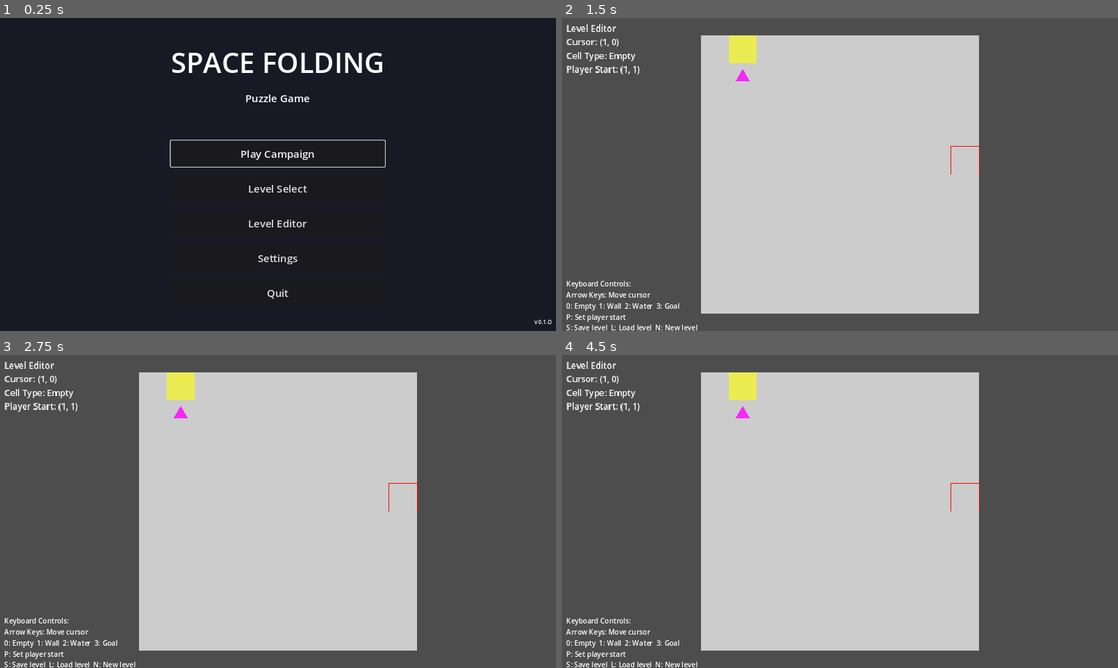
Above: before the commit, frames 1-4 (two rows, left to right).
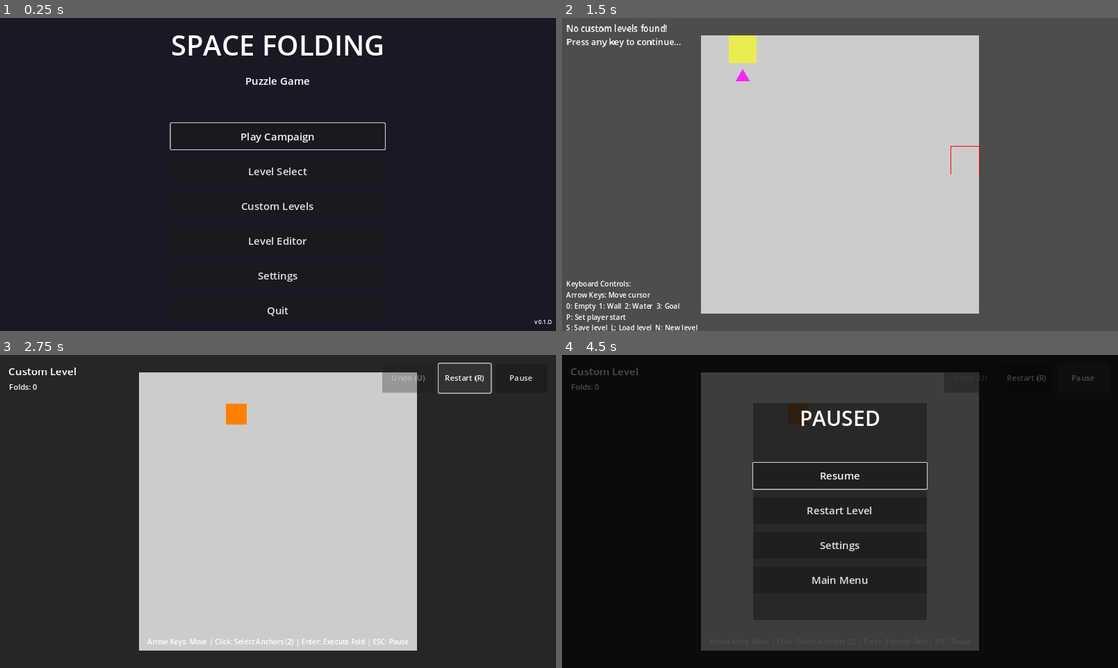
Above: after the commit, the same moments.

Repository: absent-mynd/puzzle
Game: Godot game, scene res://scenes/ui/MainMenu.tscn
Same seed, same stepped clock (60 frames per second), same inputs: the game is played once before the commit and once after it.
Inputs (mouse positions are in pixels of both pictures, inside the frame that each line leads up to):
- Up to frame 1 (0.25 s): no input
- Up to frame 2 (1.5 s): click "Level Editor" at 0.5 s; tap Enter (ui_accept) at 1.25 s; move the mouse to (962, 158) at 1.27 s; hold Right (ui_right) from 1.28 s (still down); tap B at 1.35 s; click (962, 158) at 1.42 s
- Up to frame 3 (2.75 s): tap Enter (ui_accept) at 1.52 s; tap T at 1.55 s; release Right (ui_right) at 2 s; click (467, 376) at 2 s, where only the run after the commit has a clickable "Restart (R)"
- Up to frame 4 (4.5 s): click (1029, 376) at 2.75 s, where only the run after the commit has a clickable "Restart (R)"; click (1029, 376) at 3.5 s, where only the run after the commit has a clickable "Restart (R)"; click (1084, 376) at 4.25 s, where only the run after the commit has a clickable "Pause"

The runs differ from the first frame. In frame 1, 3.7% of the frame differs, in the area x 30-70%, y 5-96%; in frame 2, 0.7%; in frame 3, 57%; in frame 4, 100%, in the area x 0-100%, y 0-100%.

Commit message:
Add custom level browsing and play functionality
Enhances the level editor with the ability to browse, select, and play
previously created custom levels. Also adds a dedicated Custom Levels
screen accessible from the main menu.

Features added to Level Editor:
- B key: Browse saved custom levels with keyboard navigation
- T key: Test/play current level in-game
- Browse mode with UP/DOWN navigation and ENTER to load
- Visual feedback showing list of available levels
- Ability to test levels from browse mode

New Custom Level Select screen:
- Dedicated UI for browsing and playing custom levels
- Grid layout showing all saved custom levels
- Accessible from main menu "Custom Levels" button
- Shows level names, IDs, and descriptions
- One-click to play any custom level

Files added:
- scripts/ui/CustomLevelSelect.gd: Custom level browser UI
- scenes/ui/CustomLevelSelect.tscn: Custom level select scene

Files modified:
- scripts/core/LevelEditor.gd: Add browse and test functionality
- scripts/ui/MainMenu.gd: Add custom levels button handler
- scenes/ui/MainMenu.tscn: Add Custom Levels button to menu

This completes the custom level creation and playback workflow,
allowing users to create, save, browse, and play their own levels.

Diff:
--- /dev/null
+++ b/scenes/ui/CustomLevelSelect.tscn
@@ -0,0 +1,66 @@
+[gd_scene load_steps=2 format=3 uid="uid://d9n3l4p6r8t2"]
+
+[ext_resource type="Script" path="res://scripts/ui/CustomLevelSelect.gd" id="1_custom_level_select"]
+
+[node name="CustomLevelSelect" type="Control"]
+layout_mode = 3
+anchors_preset = 15
+anchor_right = 1.0
+anchor_bottom = 1.0
+grow_horizontal = 2
+grow_vertical = 2
+script = ExtResource("1_custom_level_select")
+
+[node name="Background" type="ColorRect" parent="."]
+layout_mode = 1
+anchors_preset = 15
+anchor_right = 1.0
+anchor_bottom = 1.0
+grow_horizontal = 2
+grow_vertical = 2
+color = Color(0.1, 0.1, 0.15, 1)
+
+[node name="MarginContainer" type="MarginContainer" parent="."]
+layout_mode = 1
+anchors_preset = 15
+anchor_right = 1.0
+anchor_bottom = 1.0
+grow_horizontal = 2
+grow_vertical = 2
+theme_override_constants/margin_left = 40
+theme_override_constants/margin_top = 40
+theme_override_constants/margin_right = 40
+theme_override_constants/margin_bottom = 40
+
+[node name="VBoxContainer" type="VBoxContainer" parent="MarginContainer"]
+layout_mode = 2
+theme_override_constants/separation = 30
+
+[node name="TopBar" type="HBoxContainer" parent="MarginContainer/VBoxContainer"]
+layout_mode = 2
+
+[node name="Title" type="Label" parent="MarginContainer/VBoxContainer/TopBar"]
+layout_mode = 2
+size_flags_horizontal = 3
+theme_override_font_sizes/font_size = 48
+text = "CUSTOM LEVELS"
+
+[node name="BackButton" type="Button" parent="MarginContainer/VBoxContainer/TopBar"]
+custom_minimum_size = Vector2(150, 60)
+layout_mode = 2
+theme_override_font_sizes/font_size = 24
+text = "Back"
+
+[node name="ScrollContainer" type="ScrollContainer" parent="MarginContainer/VBoxContainer"]
+layout_mode = 2
+size_flags_vertical = 3
+
+[node name="LevelGrid" type="GridContainer" parent="MarginContainer/VBoxContainer/ScrollContainer"]
+layout_mode = 2
+size_flags_horizontal = 3
+size_flags_vertical = 3
+theme_override_constants/h_separation = 20
+theme_override_constants/v_separation = 20
+columns = 4
+
+[connection signal="pressed" from="MarginContainer/VBoxContainer/TopBar/BackButton" to="." method="_on_back_button_pressed"]
--- a/scenes/ui/MainMenu.tscn
+++ b/scenes/ui/MainMenu.tscn
@@ -60,6 +60,12 @@
 theme_override_font_sizes/font_size = 24
 text = "Level Select"
 
+[node name="CustomLevelsButton" type="Button" parent="CenterContainer/VBoxContainer"]
+custom_minimum_size = Vector2(300, 60)
+layout_mode = 2
+theme_override_font_sizes/font_size = 24
+text = "Custom Levels"
+
 [node name="EditorButton" type="Button" parent="CenterContainer/VBoxContainer"]
 custom_minimum_size = Vector2(300, 60)
 layout_mode = 2
@@ -97,6 +103,7 @@
 
 [connection signal="pressed" from="CenterContainer/VBoxContainer/PlayButton" to="." method="_on_play_button_pressed"]
 [connection signal="pressed" from="CenterContainer/VBoxContainer/LevelSelectButton" to="." method="_on_level_select_button_pressed"]
+[connection signal="pressed" from="CenterContainer/VBoxContainer/CustomLevelsButton" to="." method="_on_custom_levels_button_pressed"]
 [connection signal="pressed" from="CenterContainer/VBoxContainer/EditorButton" to="." method="_on_editor_button_pressed"]
 [connection signal="pressed" from="CenterContainer/VBoxContainer/SettingsButton" to="." method="_on_settings_button_pressed"]
 [connection signal="pressed" from="CenterContainer/VBoxContainer/QuitButton" to="." method="_on_quit_button_pressed"]
--- a/scripts/core/LevelEditor.gd
+++ b/scripts/core/LevelEditor.gd
@@ -34,8 +34,13 @@
 
 ## File dialog state
 var save_filename: String = "custom_level"
-var input_mode: String = "edit"  # "edit", "save_input", "load_input"
+var input_mode: String = "edit"  # "edit", "save_input", "load_input", "browse"
 var input_buffer: String = ""
+
+## Browse mode state
+var custom_level_files: Array[String] = []
+var browse_selection_index: int = 0
+var browse_label: Label
 
 
 ## Initialize the level editor
@@ -105,8 +110,16 @@
 0: Empty  1: Wall  2: Water  3: Goal
 P: Set player start
 S: Save level  L: Load level  N: New level
+B: Browse levels  T: Test level
 ESC: Exit editor"""
 	add_child(help_label)
+
+	# Browse label (for browse mode, initially hidden)
+	browse_label = Label.new()
+	browse_label.position = Vector2(10, 150)
+	browse_label.add_theme_font_size_override("font_size", 18)
+	browse_label.visible = false
+	add_child(browse_label)
 
 
 ## Handle keyboard input
@@ -120,6 +133,9 @@
 		return
 	elif input_mode == "load_input":
 		handle_load_input(event)
+		return
+	elif input_mode == "browse":
+		handle_browse_input(event)
 		return
 
 	# Normal edit mode
@@ -148,6 +164,10 @@
 			start_load_input()
 		KEY_N:
 			new_level()
+		KEY_B:
+			start_browse_mode()
+		KEY_T:
+			test_level()
 		KEY_ESCAPE:
 			exit_editor()
 
@@ -389,6 +409,131 @@
 	update_status()
 
 
+## Start browse mode
+func start_browse_mode() -> void:
+	# Get list of custom level files
+	var levels_dir = "user://levels/"
+	custom_level_files = get_custom_level_files(levels_dir)
+
+	if custom_level_files.is_empty():
+		status_label.text = "No custom levels found!\nPress any key to continue..."
+		await get_tree().create_timer(2.0).timeout
+		update_status()
+		return
+
+	input_mode = "browse"
+	browse_selection_index = 0
+	browse_label.visible = true
+	cursor_visual.visible = false
+	player_start_marker.visible = false
+	update_browse_display()
+
+
+## Get list of custom level files
+func get_custom_level_files(directory: String) -> Array[String]:
+	var files: Array[String] = []
+
+	if not DirAccess.dir_exists_absolute(directory):
+		return files
+
+	var dir = DirAccess.open(directory)
+	if dir == null:
+		return files
+
+	dir.list_dir_begin()
+	var file_name = dir.get_next()
+
+	while file_name != "":
+		if not dir.current_is_dir() and file_name.ends_with(".json"):
+			files.append(file_name.replace(".json", ""))
+		file_name = dir.get_next()
+
+	dir.list_dir_end()
+	files.sort()
+
+	return files
+
+
+## Handle browse mode input
+func handle_browse_input(event: InputEventKey) -> void:
+	if event.keycode == KEY_UP:
+		browse_selection_index = max(0, browse_selection_index - 1)
+		update_browse_display()
+	elif event.keycode == KEY_DOWN:
+		browse_selection_index = min(custom_level_files.size() - 1, browse_selection_index + 1)
+		update_browse_display()
+	elif event.keycode == KEY_ENTER:
+		# Load selected level for editing
+		save_filename = custom_level_files[browse_selection_index]
+		exit_browse_mode()
+		load_level()
+	elif event.keycode == KEY_T:
+		# Test/play selected level
+		save_filename = custom_level_files[browse_selection_index]
+		exit_browse_mode()
+		test_level()
+	elif event.keycode == KEY_ESCAPE:
+		exit_browse_mode()
+
+
+## Update browse display
+func update_browse_display() -> void:
+	if not browse_label:
+		return
+
+	var display_text = "=== Browse Custom Levels ===\n\n"
+	display_text += "Use UP/DOWN to select\n"
+	display_text += "ENTER to edit, T to test/play\n"
+	display_text += "ESC to cancel\n\n"
+
+	for i in range(custom_level_files.size()):
+		var prefix = "  "
+		if i == browse_selection_index:
+			prefix = "> "
+		display_text += prefix + custom_level_files[i] + "\n"
+
+	browse_label.text = display_text
+	status_label.text = "Browse Mode"
+
+
+## Exit browse mode
+func exit_browse_mode() -> void:
+	input_mode = "edit"
+	browse_label.visible = false
+	cursor_visual.visible = true
+	player_start_marker.visible = true
+	update_status()
+
+
+## Test/play the current level
+func test_level() -> void:
+	# Save the current level temporarily
+	current_level.player_start_position = player_start_position
+
+	# Create levels directory if it doesn't exist
+	var levels_dir = "user://levels/"
+	if not DirAccess.dir_exists_absolute(levels_dir):
+		DirAccess.make_dir_recursive_absolute(levels_dir)
+
+	var file_path = levels_dir + save_filename + ".json"
+	var success = level_manager.save_level(current_level, file_path)
+
+	if not success:
+		status_label.text = "Failed to save level for testing!"
+		await get_tree().create_timer(2.0).timeout
+		update_status()
+		return
+
+	# Store the file path in GameManager to load it
+	GameManager.current_level_id = ""
+	GameManager.current_level_data = current_level.clone()
+	GameManager.fold_count = 0
+	GameManager.level_start_time = Time.get_ticks_msec() / 1000.0
+
+	# Load the game scene
+	get_tree().change_scene_to_file("res://scenes/main.tscn")
+
+
 ## Exit the editor
 func exit_editor() -> void:
 	# Return to main menu
--- /dev/null
+++ b/scripts/ui/CustomLevelSelect.gd
@@ -0,0 +1,106 @@
+## Custom Level Select Screen
+##
+## Displays available custom levels for playing.
+
+extends Control
+
+@onready var level_grid: GridContainer = $MarginContainer/VBoxContainer/ScrollContainer/LevelGrid
+@onready var back_button: Button = $MarginContainer/VBoxContainer/TopBar/BackButton
+
+
+func _ready() -> void:
+	populate_levels()
+	back_button.grab_focus()
+
+
+## Populate the grid with custom level buttons
+func populate_levels() -> void:
+	# Clear existing children
+	for child in level_grid.get_children():
+		child.queue_free()
+
+	# Get all custom levels
+	var levels_dir = "user://levels/"
+	var level_files = get_custom_level_files(levels_dir)
+
+	if level_files.is_empty():
+		# Show "no levels" message
+		var label = Label.new()
+		label.text = "No custom levels found.\nCreate one in the Level Editor!"
+		label.horizontal_alignment = HORIZONTAL_ALIGNMENT_CENTER
+		label.add_theme_font_size_override("font_size", 24)
+		level_grid.add_child(label)
+		return
+
+	for level_filename in level_files:
+		var level_path = levels_dir + level_filename + ".json"
+		var level_data = GameManager.level_manager.load_level(level_path)
+		if level_data:
+			create_level_button(level_data, level_path)
+
+
+## Get list of custom level files
+func get_custom_level_files(directory: String) -> Array[String]:
+	var files: Array[String] = []
+
+	if not DirAccess.dir_exists_absolute(directory):
+		return files
+
+	var dir = DirAccess.open(directory)
+	if dir == null:
+		return files
+
+	dir.list_dir_begin()
+	var file_name = dir.get_next()
+
+	while file_name != "":
+		if not dir.current_is_dir() and file_name.ends_with(".json"):
+			files.append(file_name.replace(".json", ""))
+		file_name = dir.get_next()
+
+	dir.list_dir_end()
+	files.sort()
+
+	return files
+
+
+## Creates a button for a custom level
+func create_level_button(level_data: LevelData, level_path: String) -> void:
+	var button = Button.new()
+	button.custom_minimum_size = Vector2(250, 120)
+
+	# Build button text
+	var button_text = level_data.level_name + "\n"
+	button_text += "ID: " + level_data.level_id + "\n"
+
+	if level_data.description and not level_data.description.is_empty():
+		button_text += level_data.description.substr(0, 30)
+		if level_data.description.length() > 30:
+			button_text += "..."
+
+	button.text = button_text
+
+	# Style
+	button.add_theme_color_override("font_color", Color.CYAN)
+
+	# Connect button press
+	button.pressed.connect(_on_level_button_pressed.bind(level_data, level_path))
+
+	level_grid.add_child(button)
+
+
+## Handle level button press
+func _on_level_button_pressed(level_data: LevelData, level_path: String) -> void:
+	# Load the level data into GameManager
+	GameManager.current_level_id = level_data.level_id
+	GameManager.current_level_data = level_data.clone()
+	GameManager.fold_count = 0
+	GameManager.level_start_time = Time.get_ticks_msec() / 1000.0
+
+	# Load the game scene
+	get_tree().change_scene_to_file("res://scenes/main.tscn")
+
+
+## Handle back button
+func _on_back_button_pressed() -> void:
+	get_tree().change_scene_to_file("res://scenes/ui/MainMenu.tscn")
--- a/scripts/ui/MainMenu.gd
+++ b/scripts/ui/MainMenu.gd
@@ -27,6 +27,11 @@
 ## Open level select screen
 func _on_level_select_button_pressed() -> void:
 	get_tree().change_scene_to_file("res://scenes/ui/LevelSelect.tscn")
+
+
+## Open custom level select screen
+func _on_custom_levels_button_pressed() -> void:
+	get_tree().change_scene_to_file("res://scenes/ui/CustomLevelSelect.tscn")
 
 
 ## Open level editor
